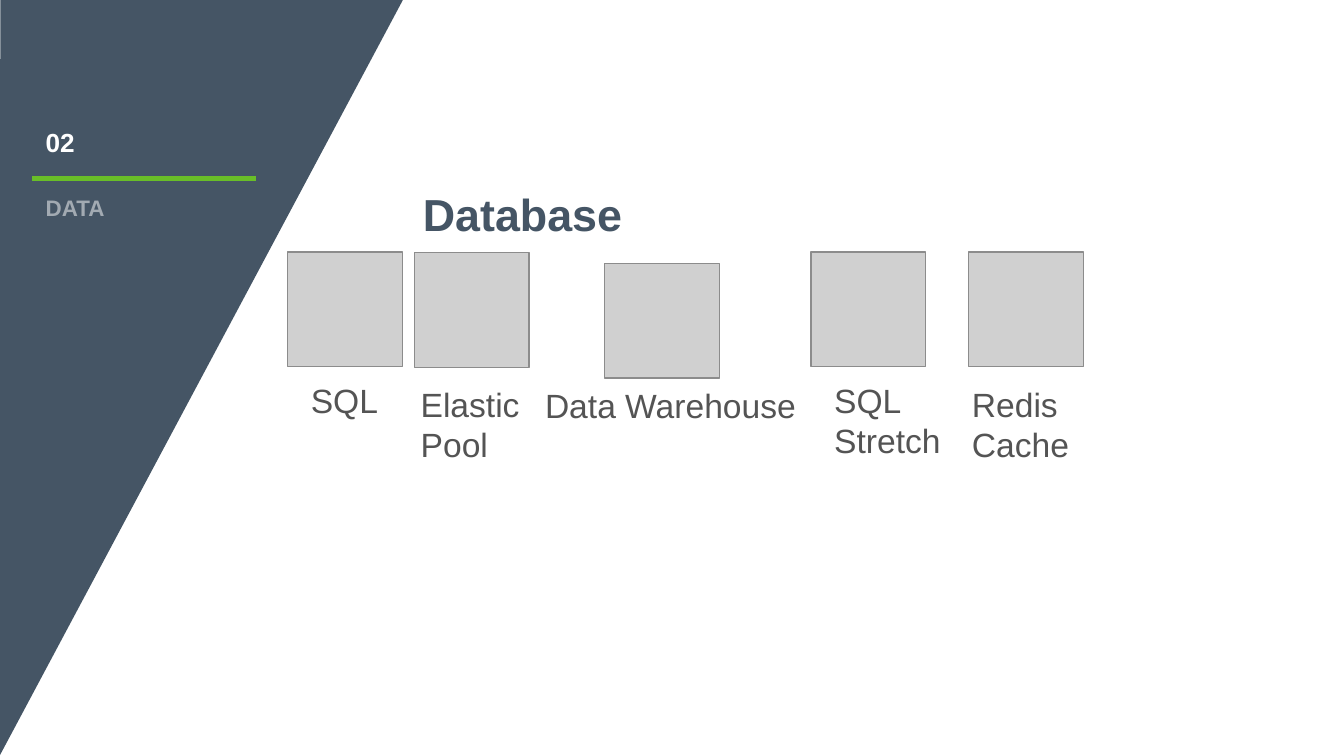
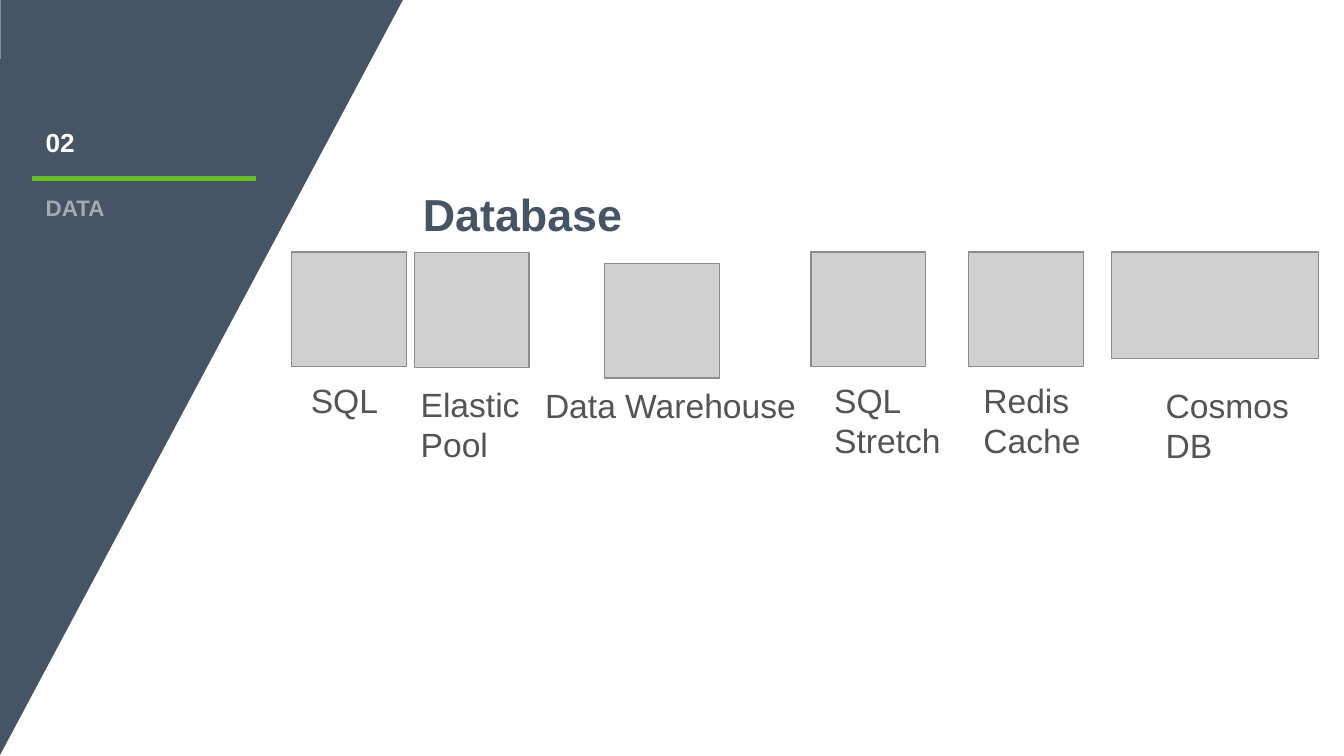
Before and after one commit to sujithq/DevCruiseBlazor, a slide deck: slide 11 of Azure Overview.pptx. Drawn at 1344x756 pixels with LibreOffice and Linux fonts; fonts in the diff are those of the drawing; grey boxes stand for pictures; background and template pictures are left out. Boxes give left, top, right and bottom in pixels: in the first picture for what was removed or moved away, otherwise in the second. Text is boxed around its words. In the diff, an @@ line names an element or a change of style, - is before the commit and + after.

Commit message:
Update

```diff
--- a/Azure Overview.pptx
+++ b/Azure Overview.pptx
@@ picture: place and size @@
-picture at <box>288,253,402,367</box>
+picture at <box>292,253,406,367</box>
@@ picture added at <box>1111,253,1318,360</box> @@
@@ text "Redis": place and size @@
-text "Redis" at <box>972,392,1069,458</box>
+text "Redis" at <box>983,388,1080,454</box>
@@ text added at <box>1166,394,1289,458</box>, 18 pt, text #545454 @@
+Cosmos
+DB
```
Also in this commit, not shown: 3 other slides changed, 2 slides added.
